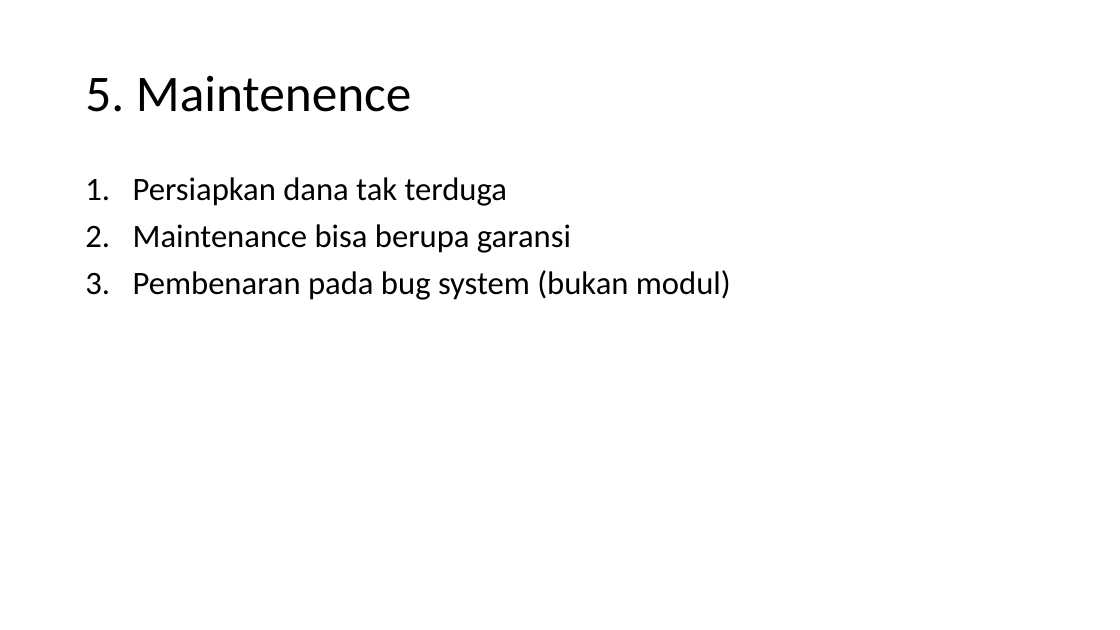
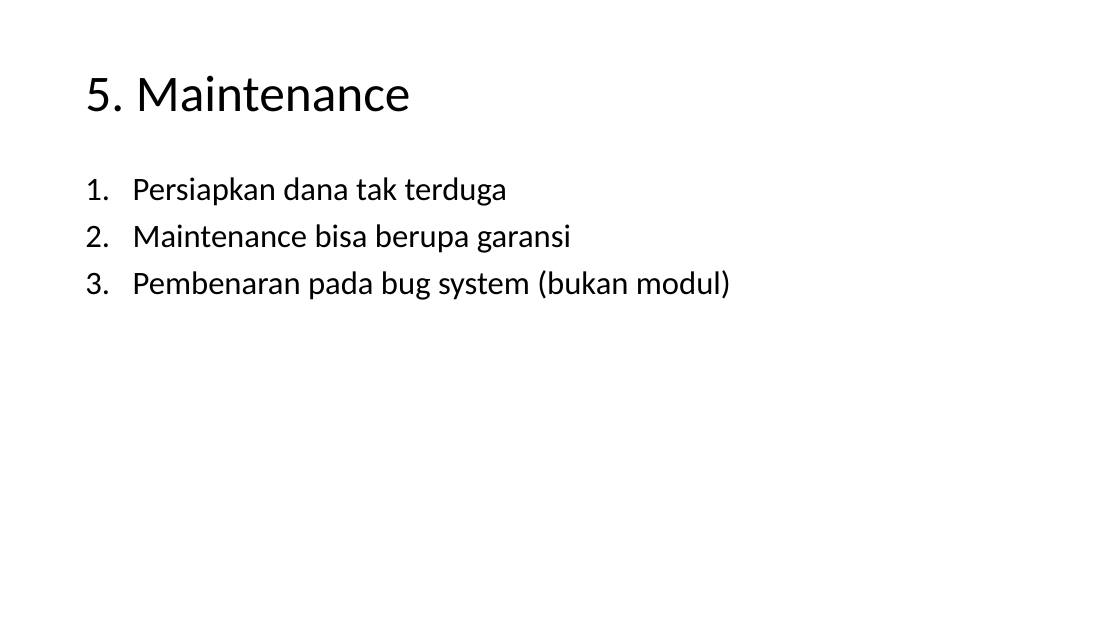
Before and after one commit to novalassalam/web-programming-360, a slide deck: slide 8 of materi pertemuan/Create good app.pptx. Drawn at 1120x630 pixels with LibreOffice and Linux fonts; fonts in the diff are those of the drawing. Boxes give left, top, right and bottom in pixels: in the first picture for what was removed or moved away, otherwise in the second. Text is boxed around its words. In the diff, an @@ line names an element or a change of style, - is before the commit and + after.

```diff
--- a/materi pertemuan/Create good app.pptx
+++ b/materi pertemuan/Create good app.pptx
@@ title at bbox=[85, 75, 411, 112]: text changed @@
-5. Maintenence
+5. Maintenance
```
Also in this commit, not shown: 11 other files.
